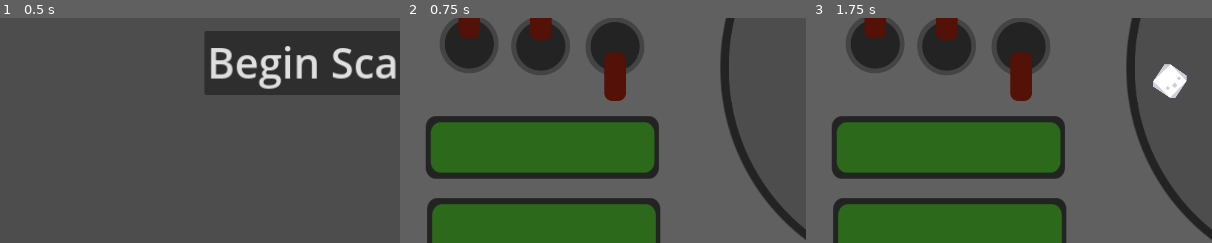
Above: before the commit, frames 1-3 (left to right).
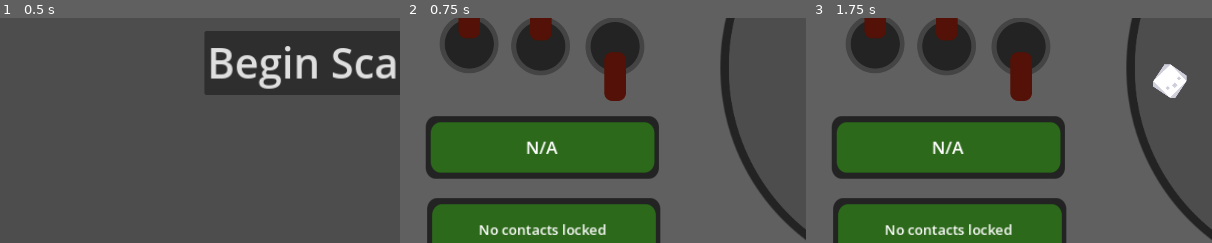
Above: after the commit, the same moments.

Repository: ubcs-io/simple_scanner
Game: Godot game, scene res://main.tscn
Two runs of this game, one before a commit and one after it. Both use one fixed random seed, a clock stepped at 60 frames per second and the inputs below.
Inputs:
- Up to frame 1 (0.5 s): no input
- Up to frame 2 (0.75 s): click "Begin Scanning" at 0.5 s
- Up to frame 3 (1.75 s): tap Enter at 1.25 s; hold D (move_right) from 1.28 s (still down); hold Space (space) from 1.28 s (still down)
The pictures show only the part of the screen within x 5-55%, y 40-90%; the shares and areas given below are measured in that part.

Frame 1 is identical in both runs. In frame 2, 1.1% of the frame differs, in the area x 18-50%, y 54-97%; in frame 3, 1.1%.
Error in both runs: Invalid operands 'String' and 'Nil' in operator 'in'. (res://main.gd:138)

Commit message:
Clean up display details

Diff:
--- a/hud.gd
+++ b/hud.gd
@@ -5,7 +5,7 @@
 func _ready() -> void:
 	$ScannerOverlay.hide()
 	$Score_widget.hide()
-	pass # Replace with function body.
+	$contact_info.hide()
 
 func _process(_delta) -> void:
 	pass
@@ -22,6 +22,7 @@
 	$StartButton.hide()
 	$ScannerOverlay.show()
 	$Score_widget.show()
+	$contact_info.show()
 	$Score_widget/Credits.text = str(0)
 	$Score_widget/Capacity.text = str(1000)
 	start_game.emit()
--- a/hud.tscn
+++ b/hud.tscn
@@ -9,6 +9,7 @@
 script = ExtResource("1_uydfi")
 
 [node name="ScannerOverlay" type="Area2D" parent="."]
+visible = false
 
 [node name="ScannerPlate" type="Sprite2D" parent="ScannerOverlay"]
 position = Vector2(573.979, 328.75)
@@ -48,6 +49,7 @@
 offset_bottom = 40.0
 
 [node name="Capacity_label" type="Label" parent="Score_widget"]
+layout_mode = 0
 offset_left = 24.0
 offset_top = 24.0
 offset_right = 1179.0
@@ -56,6 +58,7 @@
 text = "Hold Capacity:"
 
 [node name="Capacity" type="Label" parent="Score_widget"]
+layout_mode = 0
 offset_left = 238.0
 offset_top = 24.0
 offset_right = 1393.0
@@ -64,6 +67,7 @@
 text = "1000"
 
 [node name="Credits" type="Label" parent="Score_widget"]
+layout_mode = 0
 offset_left = 206.0
 offset_top = 85.0
 offset_right = 1361.0
@@ -72,6 +76,7 @@
 text = "0"
 
 [node name="Credits_label" type="Label" parent="Score_widget"]
+layout_mode = 0
 offset_left = 26.0
 offset_top = 84.0
 offset_right = 1181.0
@@ -81,6 +86,7 @@
 
 [node name="ScoreLabel" type="Label" parent="Score_widget"]
 visible = false
+layout_mode = 0
 offset_left = 8.0
 offset_top = -1.0
 offset_right = 1163.0
@@ -111,21 +117,25 @@
 offset_bottom = 40.0
 
 [node name="contact_name" type="Label" parent="contact_info"]
+layout_mode = 0
 offset_left = 97.0
 offset_top = 413.0
 offset_right = 410.0
 offset_bottom = 478.0
 theme_override_font_sizes/font_size = 25
+text = "N/A"
 horizontal_alignment = 1
 vertical_alignment = 1
 uppercase = true
 
 [node name="contact_message" type="Label" parent="contact_info"]
+layout_mode = 0
 offset_left = 98.0
 offset_top = 532.0
 offset_right = 411.0
 offset_bottom = 597.0
 theme_override_font_sizes/font_size = 20
+text = "No contacts locked"
 horizontal_alignment = 1
 vertical_alignment = 1
 
